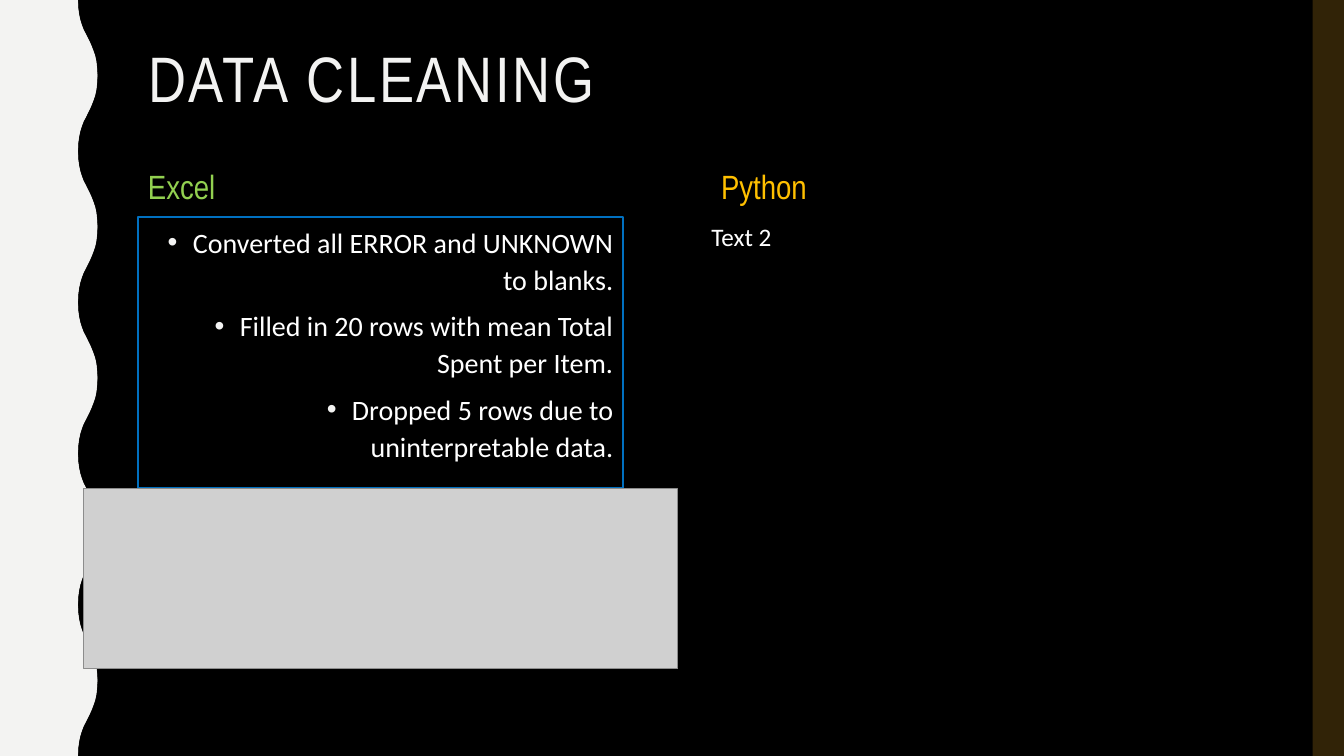
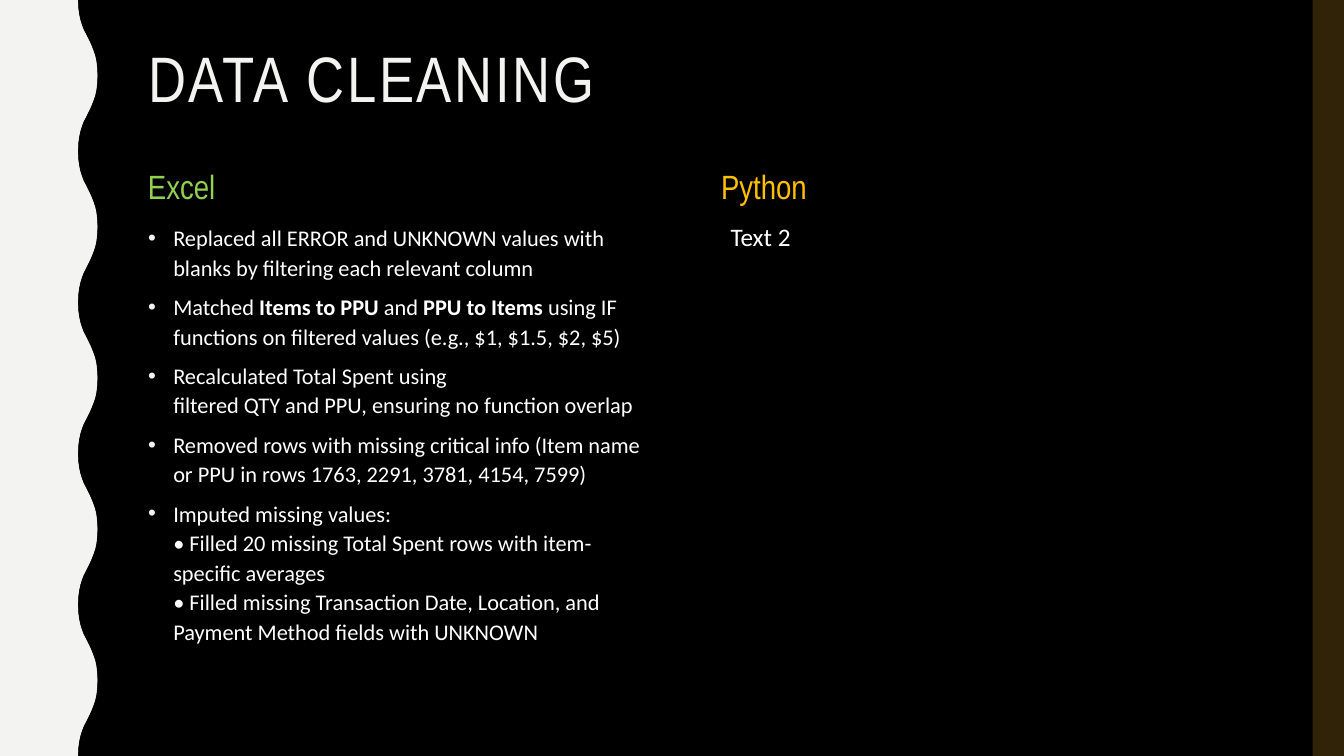
Before and after one commit to ro-the-creator/M1-Project--Cafe-Sales, a slide deck: slide 4 of Slides/m1-presentation.pptx. Drawn at 1344x756 pixels with LibreOffice and Linux fonts; fonts in the diff are those of the drawing; grey boxes stand for pictures; background and template pictures are left out. Boxes give left, top, right and bottom in pixels: in the first picture for what was removed or moved away, otherwise in the second. Text is boxed around its words. In the diff, an @@ line names an element or a change of style, - is before the commit and + after.

```diff
--- a/Slides/m1-presentation.pptx
+++ b/Slides/m1-presentation.pptx
@@ text "Replaced all ERROR and UNKNOWN ...": place and size @@
-text "Replaced all ERROR and UNKNOWN ..." at (138,217,624,488)
+text "Replaced all ERROR and UNKNOWN ..." at (173,230,639,644)
@@ text "Replaced all ERROR and UNKNOWN ..." at (173,230,639,644): outline #0070C0 1.5 pt to none @@
@@ text at (173,230,639,644): text changed; size 20 to 16 pt @@
-• Converted all ERROR and UNKNOWN to blanks.
-• Filled in 20 rows with mean Total Spent per Item.
-• Dropped 5 rows due to uninterpretable data.
+• Replaced all ERROR and UNKNOWN values with blanks by filtering each relevant column
+• Matched Items to PPU and PPU to Items using IF functions on filtered values (e.g., $1, $1.5, $2, $5)
+• Recalculated Total Spent using filtered QTY and PPU, ensuring no function overlap
+• Removed rows with missing critical info (Item name or PPU in rows 1763, 2291, 3781, 4154, 7599)
+• Imputed missing values:
+  • Filled 20 missing Total Spent rows with item-specific averages
+  • Filled missing Transaction Date, Location, and Payment Method fields with UNKNOWN
@@ text "Text 2": place and size @@
-text "Text 2" at (711,229,772,246)
+text "Text 2" at (731,229,791,246)
@@ picture removed at (84,489,679,668) @@
```
Also in this commit, not shown: 2 other slides changed, 2 slides added, 4 slides removed.
